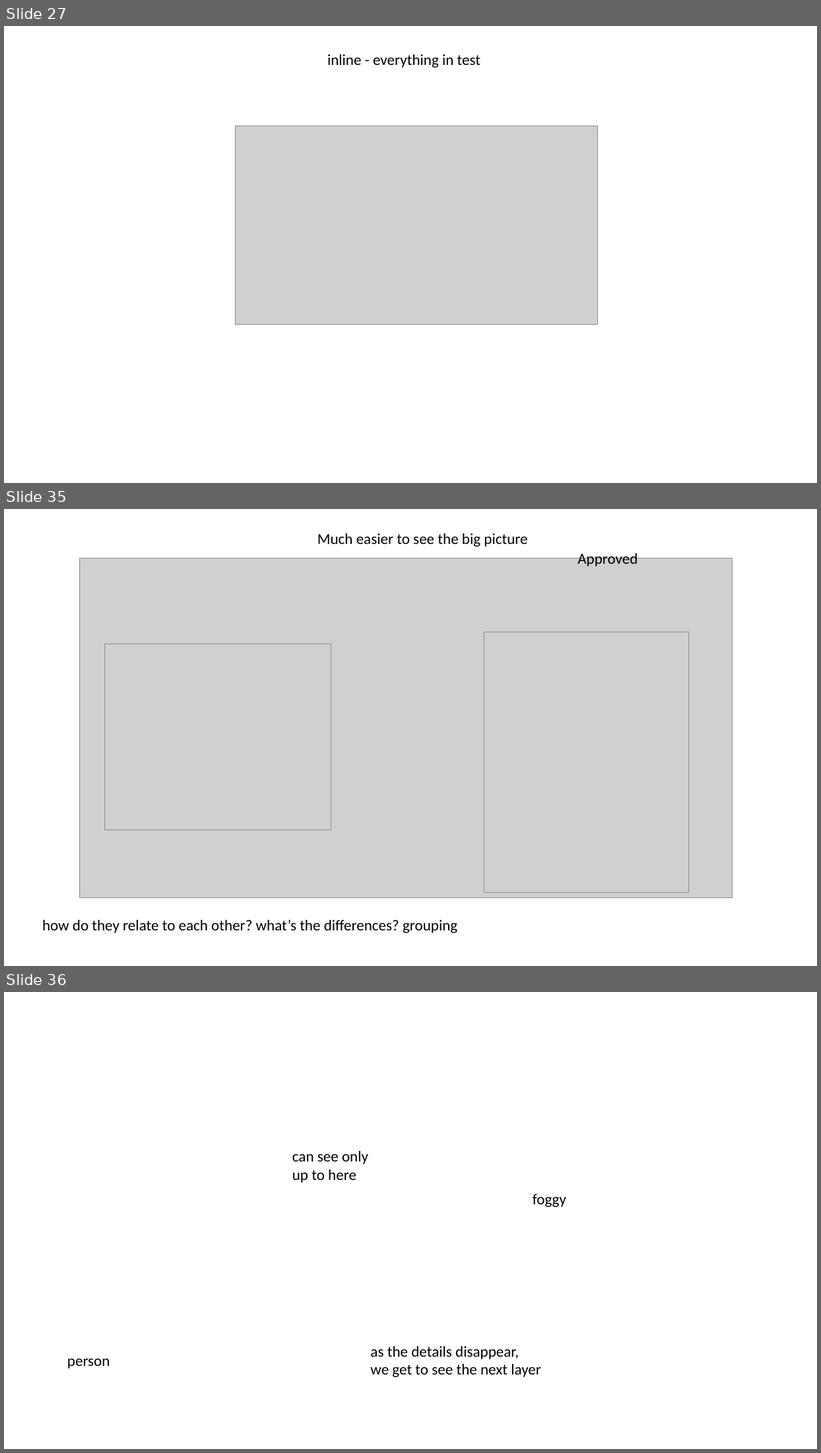
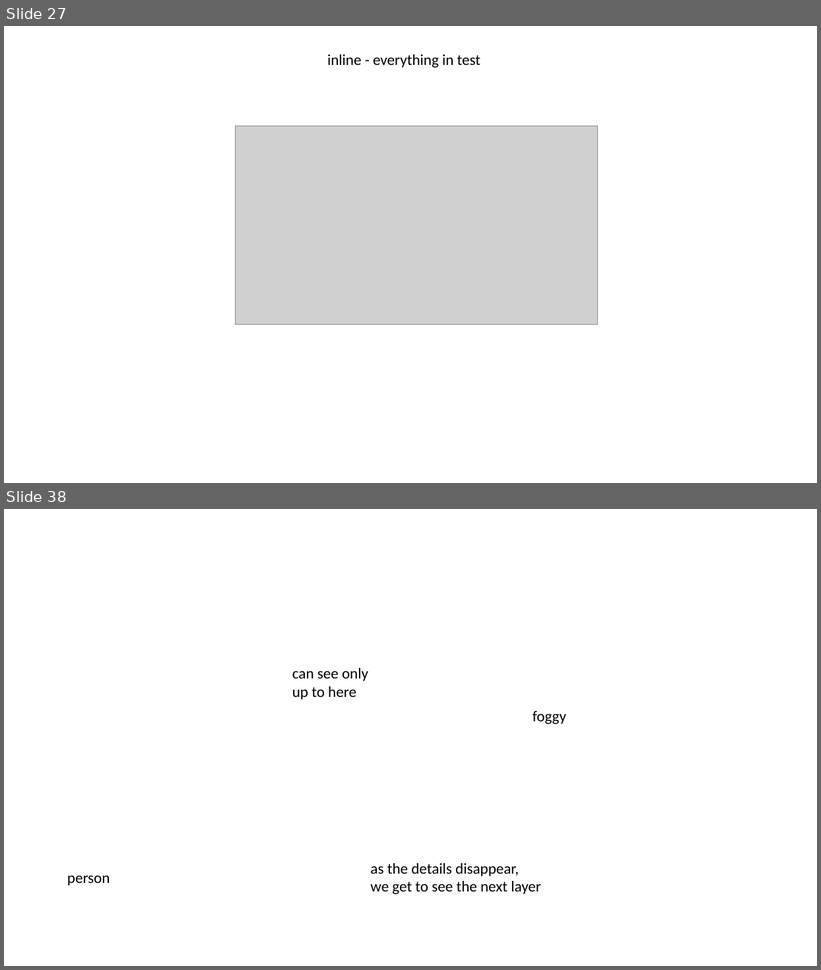
Before and after one commit to LearnWithLlew/TestingBetterWithApprovals.Slides, a slide deck: slides/Testing Better with Approvals.pptx. Shown one above the other, each under a label of ours: slides 27, 35 and 36 before the commit, slides 27 and 38 after it; the slides between them are not shown. The pictures are 821x1453 and 821x970 pixels, drawn with LibreOffice and Linux fonts; fonts in the diff are those of the drawing; grey boxes stand for pictures. Boxes give left, top, right and bottom in pixels: in the first picture for what was removed or moved away, otherwise in the second. Text is boxed around its words. In the diff, an @@ line names an element or a change of style, - is before the commit and + after.

```diff
--- a/slides/Testing Better with Approvals.pptx
+++ b/slides/Testing Better with Approvals.pptx
@@ slide 35 removed at bbox=[4, 509, 817, 966], background #FFFFFF @@
@@ text removed at bbox=[318, 533, 527, 547] @@
-Much easier to see the big picture
@@ picture removed at bbox=[80, 558, 733, 898] @@
@@ text removed at bbox=[578, 551, 638, 566] @@
-Approved
@@ picture removed at bbox=[104, 644, 331, 830] @@
@@ picture removed at bbox=[484, 632, 689, 893] @@
@@ text removed at bbox=[42, 920, 457, 933] @@
-how do they relate to each other? what’s the differences? grouping
@@ what was slide 36 is now slide 38 @@
```
Also in this commit, not shown: 3 slides changed, 11 slides added, 8 other slides removed.
